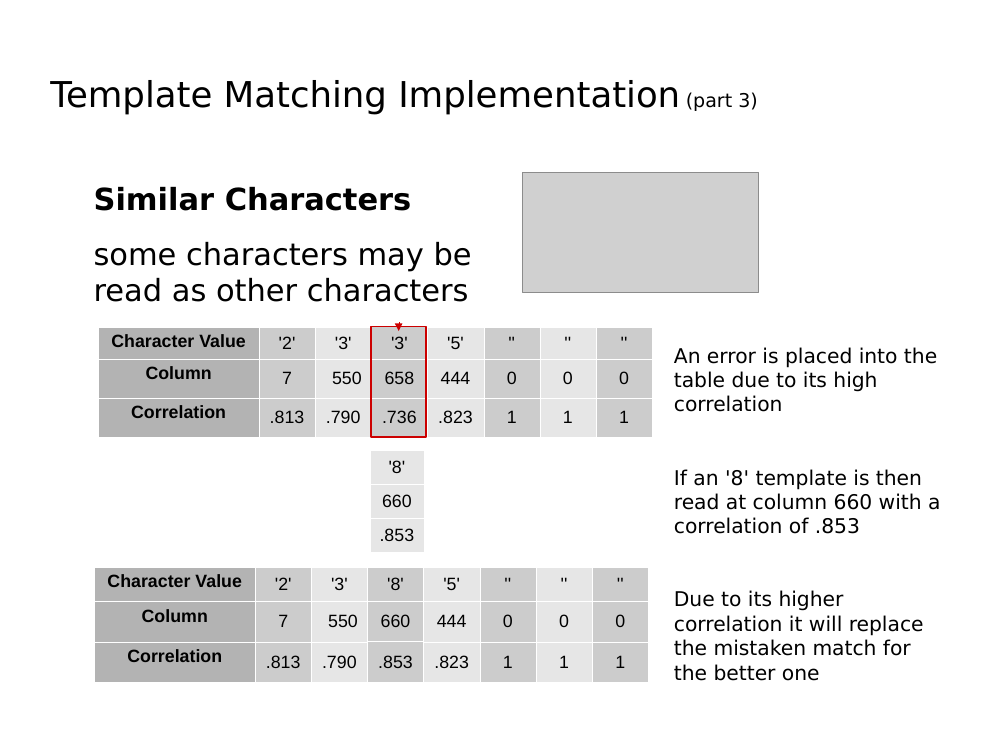
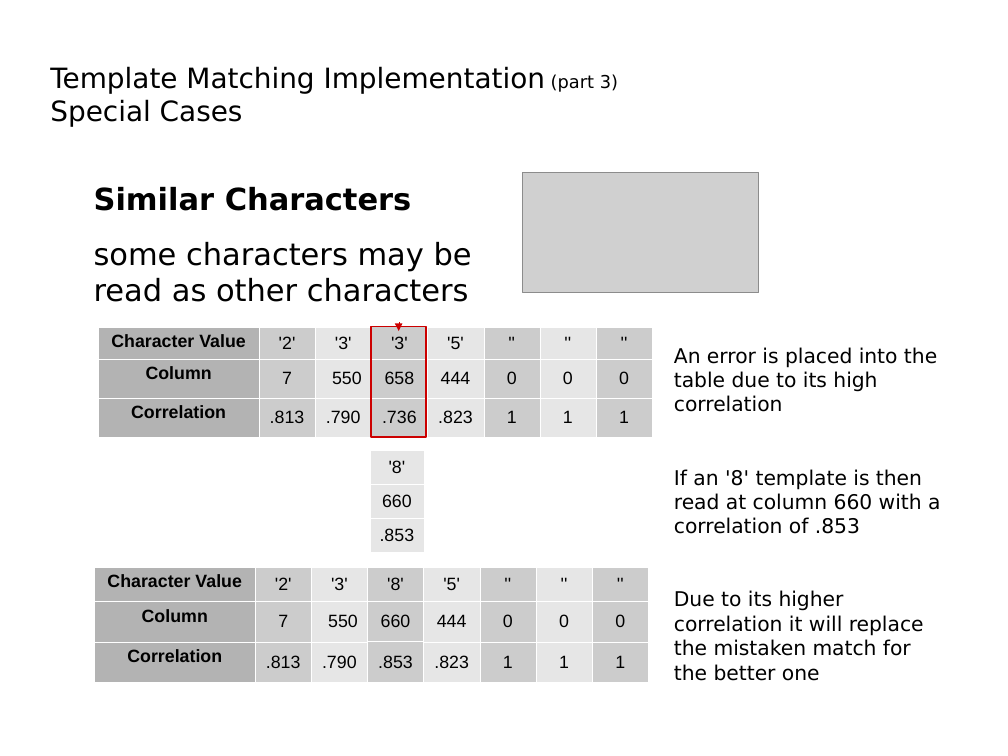
Before and after one commit to Luke-Meyer/dip_project, a slide deck: slide 7 of Presentation/License Plate Sequence Extraction.odp. Drawn at 1008x756 pixels with LibreOffice and Linux fonts; fonts in the diff are those of the drawing; grey boxes stand for pictures; background and template pictures are left out. Boxes give left, top, right and bottom in pixels: in the first picture for what was removed or moved away, otherwise in the second. Text is boxed around its words. In the diff, an @@ line names an element or a change of style, - is before the commit and + after.

```diff
--- a/Presentation/License Plate Sequence Extraction.odp
+++ b/Presentation/License Plate Sequence Extraction.odp
@@ title at (50, 66, 618, 127): text changed; size 28 to 22 pt @@
-Template Matching Implementation (part 3)
+Template Matching Implementation (part 3)
+Special Cases
```
Also in this commit, not shown: 5 other slides changed, 5 slides added, 1 slide removed, 4 other files.
